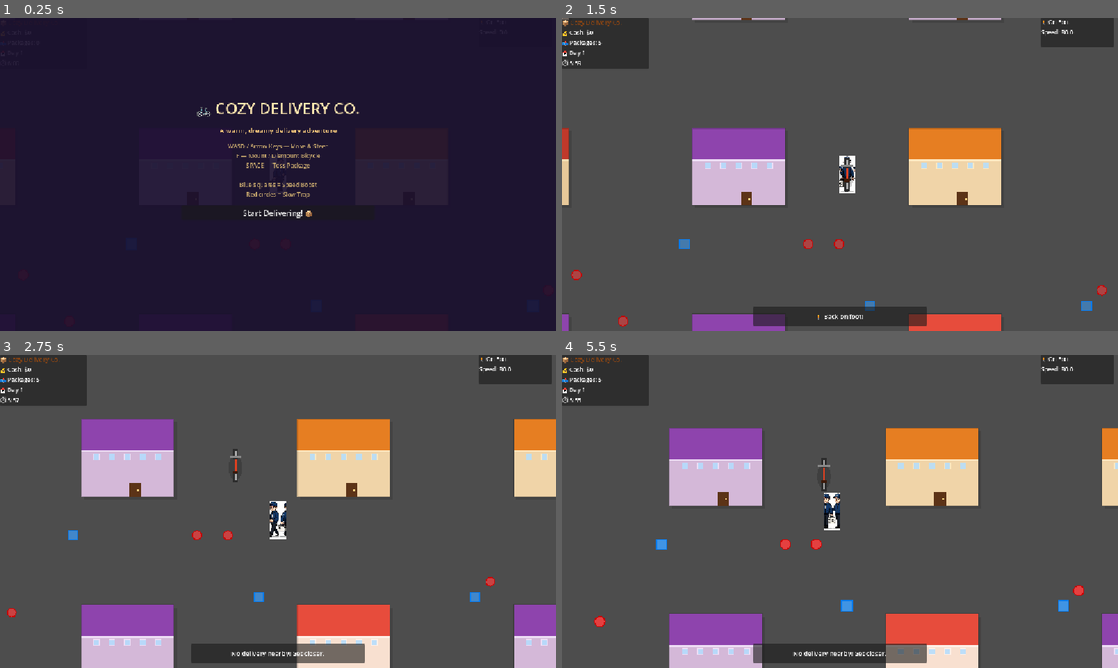
Above: before the commit, frames 1-4 (two rows, left to right).
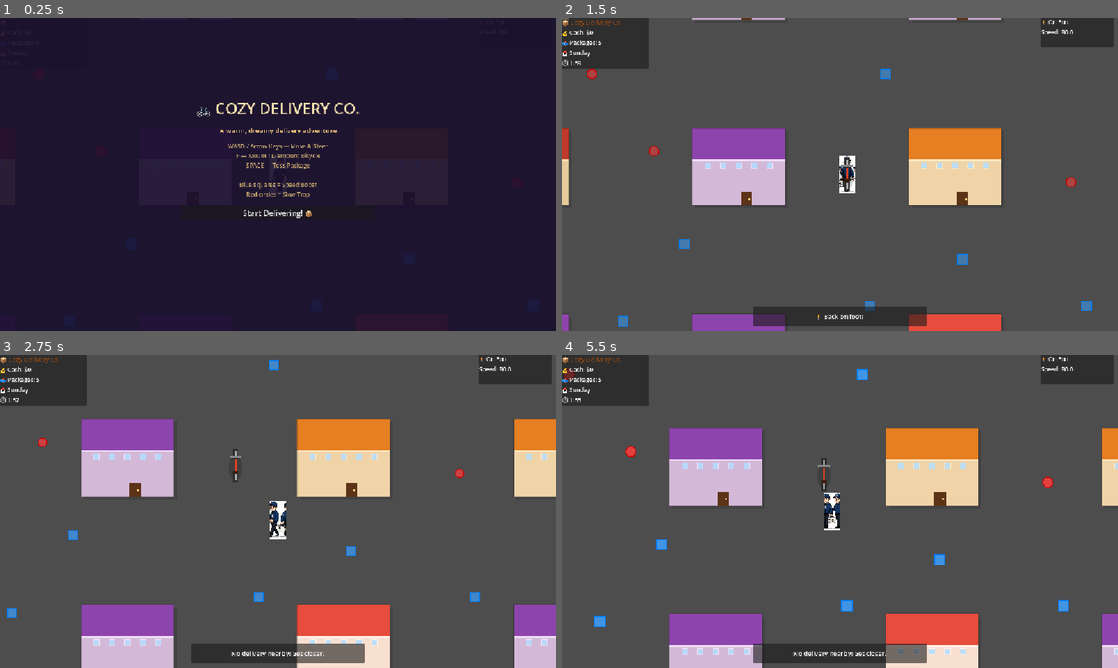
Above: after the commit, the same moments.

Repository: cursemonkey/specialdelivery
Game: Godot game, scene res://scenes/Main.tscn
Two runs of this game, one before a commit and one after it. Both use one fixed random seed, a clock stepped at 60 frames per second and the inputs below.
Inputs:
- Up to frame 1 (0.25 s): no input
- Up to frame 2 (1.5 s): click "Start Delivering! 📦" at 0.5 s; tap F (mount_bike) at 1.25 s; hold D (move_right) from 1.28 s (still down); hold F (mount_bike) from 1.28 s (still down)
- Up to frame 3 (2.75 s): release D (move_right) at 2.03 s; release F (mount_bike) at 2.03 s; hold S (move_down) from 2.03 s (still down); tap Space (throw_package) at 2.1 s
- Up to frame 4 (5.5 s): release S (move_down) at 2.78 s; hold D (move_right) 2.78-3.53 s; hold F (mount_bike) 2.78-3.53 s; hold W (move_up) 3.53-4.28 s; tap Space (throw_package) at 3.6, 5.1 s; hold F (mount_bike) 4.28-5.03 s; hold A (move_left) from 4.28 s (still down)

The runs differ from the first frame. In frame 2, 0.6% of the frame differs, in the area x 1-98%, y 10-99%; in frame 3, 0.4%; in frame 4, 0.6%, in the area x 0-94%, y 4-87%.

Commit message:
Day duration scalable.

Diff:
--- a/scripts/GameManager.gd
+++ b/scripts/GameManager.gd
@@ -1,4 +1,9 @@
 extends Node
+
+const DAY_NAMES := ["Sunday", "Monday", "Tuesday", "Wednesday", "Thursday", "Friday"]
+
+func day_name() -> String:
+	return DAY_NAMES[(day - 1) % DAY_NAMES.size()]
 
 # Global game state
 var cash: int = 0
--- a/scripts/HUD.gd
+++ b/scripts/HUD.gd
@@ -41,7 +41,7 @@
 func _refresh() -> void:
 	cash_label.text  = "💰 Cash: $%d" % GameManager.cash
 	pkg_label.text   = "📫 Packages: %d" % GameManager.packages
-	day_label.text   = "📅 Day %d" % GameManager.day
+	day_label.text   = "📅 %s" % GameManager.day_name()
 	time_label.text  = "⏱ 6:00"
 
 func update_timer(remaining: float) -> void:
@@ -58,7 +58,7 @@
 
 func _on_cash_changed(v: int)     -> void: cash_label.text = "💰 Cash: $%d" % v
 func _on_packages_changed(v: int) -> void: pkg_label.text  = "📫 Packages: %d" % v
-func _on_day_changed(v: int)      -> void: day_label.text  = "📅 Day %d" % v
+func _on_day_changed(_v: int)     -> void: day_label.text  = "📅 %s" % GameManager.day_name()
 
 func show_message(text: String, duration: float = 2.5) -> void:
 	msg_label.text  = text
--- a/scripts/Main.gd
+++ b/scripts/Main.gd
@@ -5,7 +5,7 @@
 const START_COL       := 36
 const START_ROW       := 28
 const TARGETS_PER_DAY := 5
-const DAY_DURATION    := 360.0   # 6 minutes in seconds
+const DAY_DURATION    := 120.0   # 6 minutes in seconds
 
 const BikeScene := preload("res://scenes/Bike.tscn")
 
@@ -21,6 +21,7 @@
 var _day_running     := false
 var _bonus_paid      := false   # prevent double bonus if signal fires twice
 var _world_bike      : Node2D = null
+var _first_day       := true
 
 func _ready() -> void:
 	camera.limit_left   = 0
@@ -56,11 +57,14 @@
 
 # ── Sky tint ───────────────────────────────────────────────
 func _apply_sky_tint(elapsed: float) -> void:
-	if elapsed >= 300.0:   # minute 5 → night (blue)
-		var t: float = clamp((elapsed - 300.0) / 60.0, 0.0, 1.0)
+	var sunset_start : float = DAY_DURATION * 0.5
+	var night_start  : float = DAY_DURATION * 0.75
+	var phase_len    : float = DAY_DURATION * 0.25
+	if elapsed >= night_start:
+		var t: float = clamp((elapsed - night_start) / phase_len, 0.0, 1.0)
 		sky.color = Color(1.0, 0.65, 0.3).lerp(Color(0.35, 0.45, 0.85), t)
-	elif elapsed >= 240.0: # minute 4 → sunset (orange)
-		var t: float = clamp((elapsed - 240.0) / 60.0, 0.0, 1.0)
+	elif elapsed >= sunset_start:
+		var t: float = clamp((elapsed - sunset_start) / phase_len, 0.0, 1.0)
 		sky.color = Color(1.0, 1.0, 1.0).lerp(Color(1.0, 0.65, 0.3), t)
 	else:
 		sky.color = Color(1.0, 1.0, 1.0)
@@ -78,16 +82,17 @@
 	_bonus_paid  = false
 	sky.color    = Color(1.0, 1.0, 1.0)
 
-	if GameManager.day > 1:
+	if _first_day:
+		_first_day = false
+		_first_day_setup()
+	else:
 		GameManager.start_new_day(_current_targets.size())
-	else:
-		_first_day_setup()
 
 	_spawn_bike()
 
 	GameManager.show_message(
-		"☀️ Day %d! Deliver %d packages. Press F for bicycle, SPACE to toss!"
-		% [GameManager.day, _current_targets.size()]
+		"☀️ %s! Deliver %d packages. Press F for bicycle, SPACE to toss!"
+		% [GameManager.day_name(), _current_targets.size()]
 	)
 
 func _spawn_bike() -> void:
@@ -131,7 +136,7 @@
 func _on_day_time_up() -> void:
 	hud.hide_day_complete_prompt()
 	hud.update_timer(0.0)
-	GameManager.show_message("⏰ Day %d over! Starting next day…" % GameManager.day)
+	GameManager.show_message("⏰ %s is over! Starting next day…" % GameManager.day_name())
 	await get_tree().create_timer(2.5).timeout
 	world._scatter_pickups()
 	_begin_day()
--- a/scripts/WorldGenerator.gd
+++ b/scripts/WorldGenerator.gd
@@ -186,14 +186,35 @@
 			c += bw + 1 + _rng.randi_range(0, 1)
 
 # ── Pickup scattering ──────────────────────────────────────
+const PICKUP_MIN_SEPARATION := 6   # tiles — one minimum house width
+
 func _scatter_pickups() -> void:
 	_clear_pickups()
 	var shuffled := road_tiles.duplicate()
 	shuffled.shuffle()
-	for i in min(30, shuffled.size()):
-		_spawn_pickup(shuffled[i], Pickup.Kind.TRICK)
-	for i in range(30, min(50, shuffled.size())):
-		_spawn_pickup(shuffled[i], Pickup.Kind.TRAP)
+	var placed : Array[Vector2i] = []
+	var tricks := 0
+	var traps  := 0
+	for coord in shuffled:
+		if _pickup_too_close(coord, placed):
+			continue
+		if tricks < 30:
+			_spawn_pickup(coord, Pickup.Kind.TRICK)
+			tricks += 1
+		elif traps < 20:
+			_spawn_pickup(coord, Pickup.Kind.TRAP)
+			traps += 1
+		else:
+			break
+		placed.append(coord)
+
+func _pickup_too_close(coord: Vector2i, placed: Array[Vector2i]) -> bool:
+	for other in placed:
+		var dx := coord.x - other.x
+		var dy := coord.y - other.y
+		if dx * dx + dy * dy < PICKUP_MIN_SEPARATION * PICKUP_MIN_SEPARATION:
+			return true
+	return false
 
 func _spawn_pickup(coord: Vector2i, kind: int) -> void:
 	var p : Area2D = PickupScene.instantiate()
